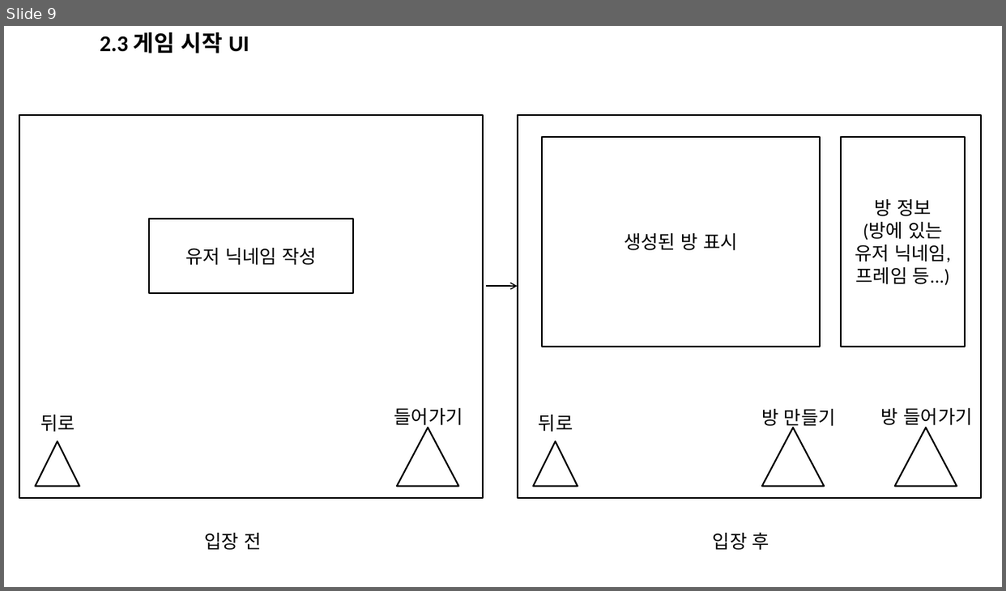
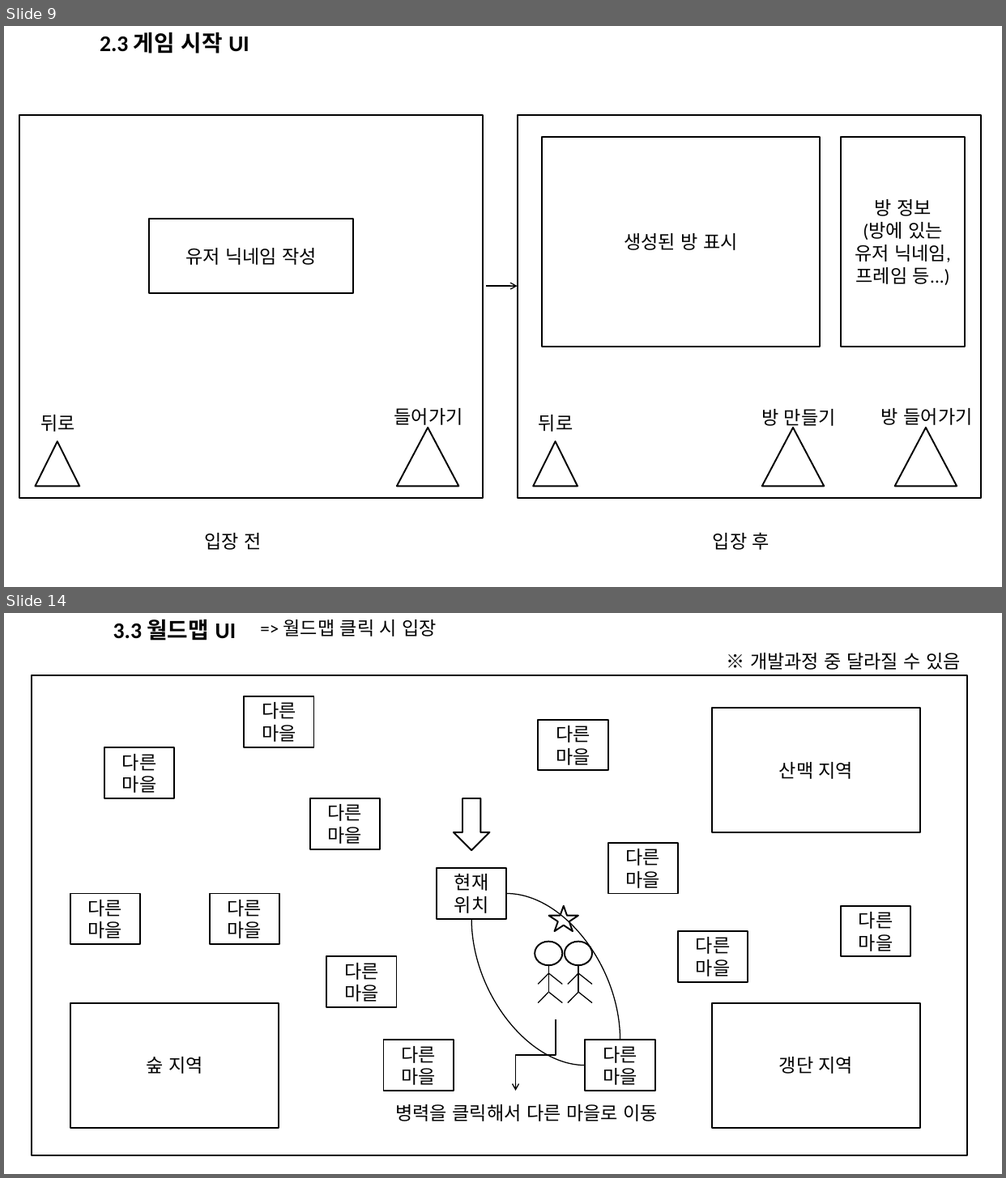
Before and after one commit to MinSeok0406/Project_RE, a slide deck: PROJECT_RE_UI배치도.pptx. Shown one above the other, each under a label of ours: slide 9 before the commit, slides 9 and 14 after it; the slides between them are not shown. The pictures are 1006x591 and 1006x1178 pixels, drawn with LibreOffice and Linux fonts; fonts in the diff are those of the drawing. Boxes give left, top, right and bottom in pixels: in the first picture for what was removed or moved away, otherwise in the second. Text is boxed around its words. In the diff, an @@ line names an element or a change of style, - is before the commit and + after.

```diff
--- a/PROJECT_RE_UI배치도.pptx
+++ b/PROJECT_RE_UI배치도.pptx
@@ slide 14 added at (4,613,1002,1174), background #FFFFFF @@
@@ title added at (113,619,236,641), 21.6 pt, text #000000, bold @@
+3.3 월드맵 UI
@@ text added at (283,619,437,636), 18 pt, text #000000 @@
+=> 월드맵 클릭 시 입장
@@ text added at (750,653,961,670), 18 pt, text #000000 @@
+※ 개발과정 중 달라질 수 있음
@@ group added at (32,675,967,1156): 17 rectangles, 10 lines, 2 ellipses, 2 curved lines, 1 down arrow, 1 elbow arrow, 1 text, 1 star @@
+현재 위치
+산맥 지역
+갱단 지역
+숲 지역
+다른 마을
+다른 마을
+다른 마을
+다른 마을
+다른 마을
+다른 마을
+다른 마을
+다른 마을
+다른 마을
+다른 마을
+다른 마을
+다른 마을
+병력을 클릭해서 다른 마을로 이동
```
Also in this commit, not shown: 3 slides changed, 4 other slides added.
